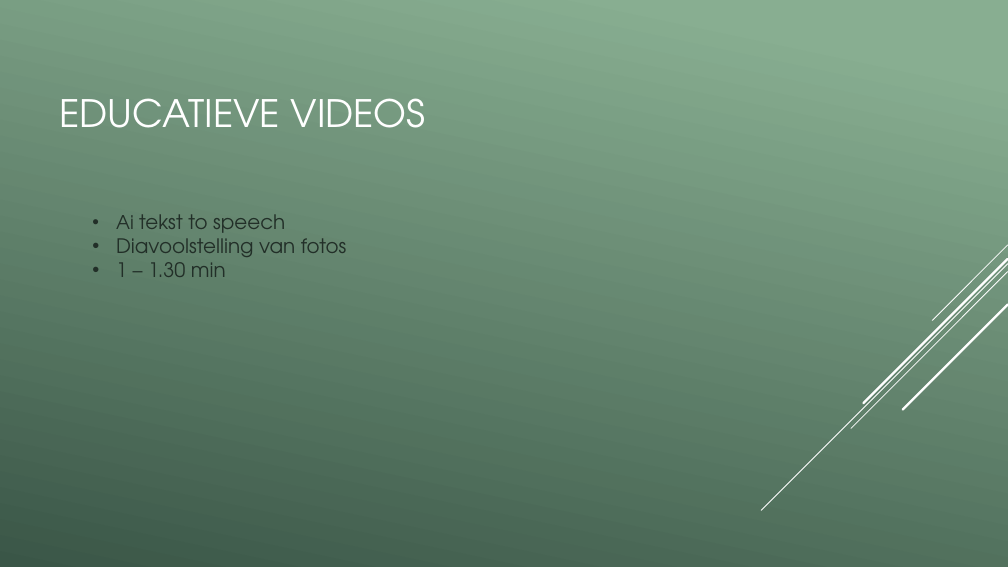
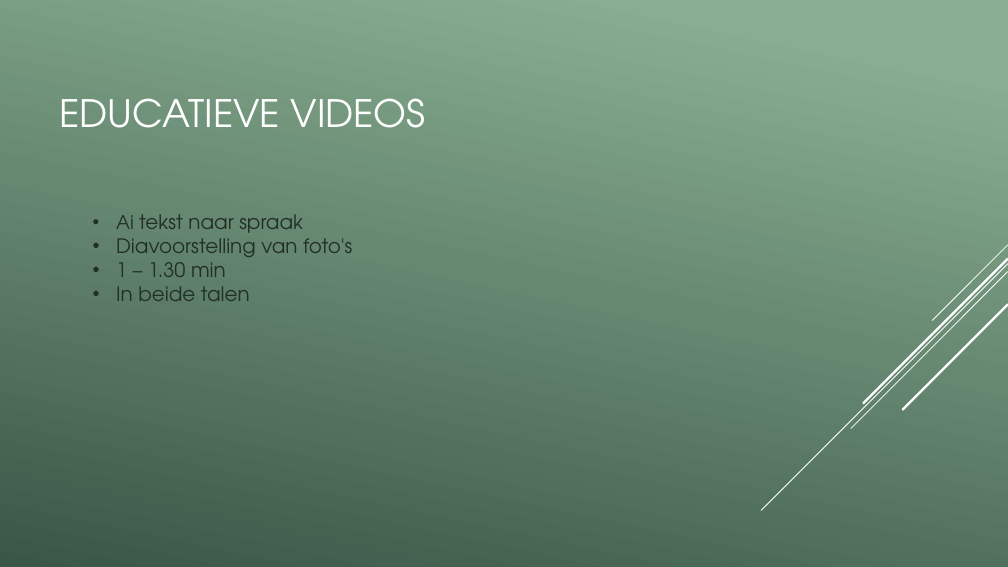
Before and after one commit to vives-project-xp/EducationalGame2, a slide deck: slide 8 of Educational_game_2.pptx. Drawn at 1008x567 pixels with LibreOffice and Linux fonts; fonts in the diff are those of the drawing. Boxes give left, top, right and bottom in pixels: in the first picture for what was removed or moved away, otherwise in the second. Text is boxed around its words. In the diff, an @@ line names an element or a change of style, - is before the commit and + after.

```diff
--- a/Educational_game_2.pptx
+++ b/Educational_game_2.pptx
@@ text at [116,214,352,257]: text changed @@
-• Ai tekst to speech
-• Diavoolstelling van fotos
+• Ai tekst naar spraak
+• Diavoorstelling van foto's
@@ text at [116,286,250,301]: paragraph added @@
+• In beide talen
```
Also in this commit, not shown: 3 other slides changed, 1 other file.
